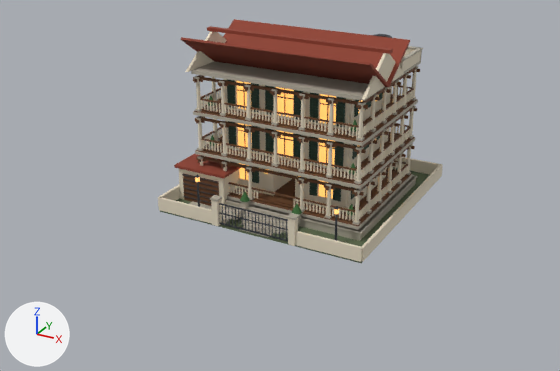
What one commit did to the glTF model public/world/assets/colonial_house.glb.
Camera for both pictures: a camera (50 mm lens) standing at (27.6, -54.9, 27.7) and looking at (-1.3, -2.5, 1.5). The axes (+X, +Y, +Z) are drawn at lower left. The lights are the same throughout. The picture after the commit comes second. Where no turn or scale is listed for an object, it has been applied to the vertices. Vertices at exactly the same position are counted once.

In view in the first picture: 'foliage', 'ground', 'lit_glass', 'metal', 'roof_tile', 'shutter', 'stone', 'stucco', 'teak'.
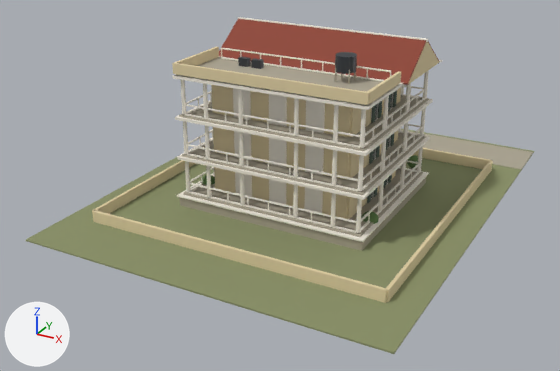
Boxes [x1, y1, x2, y2] around the edits, measured in the pictures (560 x 371 px):
'MAT_Ground', added (green): after [26, 128, 534, 354]
'stucco', reshaped: before [158, 31, 443, 262]; after [172, 17, 442, 242]
'MAT_Wall', added (beige): after [92, 42, 493, 303]
'MAT_Stone', added: after [178, 57, 533, 251]
'roof_tile', deleted (red): before [174, 19, 410, 178]
'stone', deleted: before [189, 46, 423, 241]
'teak', deleted (brown): before [183, 67, 420, 226]
'MAT_Roof', added (red): after [219, 19, 439, 85]
'lit_glass', deleted: before [195, 81, 377, 214]
'ground', deleted: before [160, 167, 430, 263]
'metal', deleted: before [182, 34, 392, 241]
'MAT_Metal', added: after [238, 52, 357, 74]
'MAT_Shutter', added: after [367, 90, 397, 203]
'foliage', deleted: before [208, 95, 357, 215]
'MAT_Foliage', added: after [200, 155, 422, 224]
part 1 of me_mesh_3, added: after [177, 168, 429, 242]
part 2 of me_mesh_3, added: after [177, 136, 430, 200]
part 3 of me_mesh_3, added: after [175, 99, 433, 156]
part 4 of me_mesh_3, added: after [172, 74, 404, 110]
part 5 of me_mesh_3, added: after [237, 17, 428, 42]
part 6 of me_mesh_3, added: after [235, 172, 252, 197]
part 7 of me_mesh_3, added: after [269, 179, 286, 205]
part 8 of me_mesh_3, added: after [304, 187, 323, 213]
part 9 of me_mesh_3, deleted: before [273, 92, 278, 123]
part 10 of me_mesh_3, reshaped: before [158, 31, 443, 262]; after [181, 48, 429, 233]
part 11 of me_mesh_5, built on (mostly hidden afterwards): before [227, 79, 383, 202]; after [371, 92, 394, 199]

Diff of the bpy script that builds the scene:
```diff
--- a/public/world/assets/colonial_house.glb.py
+++ b/public/world/assets/colonial_house.glb.py
@@ me_mesh_3 @@
-me_mesh_3.from_pydata(...)  # 21398 vertices, 39892 faces; spans x -9.1..9.1, y -9.3..9.1, z 0.2..14.0
-me_mesh_3.materials.append(mat_stucco)  # pale yellow #e4d9c2
+me_mesh_3.from_pydata(...)  # 4632 vertices, 7196 faces; spans x -8.7..8.7, y -7.4..7.5, z 0.8..13.8
+# me_mesh_3 part 1: a new loose piece, a box spanning x -8.4..8.4, y -7.4..7.4, z 0.84..0.96, in mat_mat_trim (white #f5efe2)
+# me_mesh_3 part 2: a new loose piece, a box spanning x -8.25..8.25, y -7.25..7.25, z 4.17..4.39, in mat_mat_trim (white #f5efe2)
+# me_mesh_3 part 3: a new loose piece, a box spanning x -8.25..8.25, y -7.25..7.25, z 7.57..7.79, in mat_mat_trim (white #f5efe2)
+# me_mesh_3 part 4: a new loose piece, a box spanning x -8.25..8.25, y -7.25..7.25, z 10.97..11.19, in mat_mat_trim (white #f5efe2)
+# me_mesh_3 part 5: a new loose piece, a box spanning x -8.65..8.65, y 3.15..3.45, z 13.59..13.81, in mat_mat_trim (white #f5efe2)
+# me_mesh_3 part 6: a new loose piece, a box spanning x -3.96..-2.44, y -5.25..-5.15, z 1.0..3.5, in mat_mat_trim (white #f5efe2)
+# me_mesh_3 part 7: a new loose piece, a box spanning x -0.76..0.76, y -5.25..-5.15, z 1.0..3.5, in mat_mat_trim (white #f5efe2)
+# me_mesh_3 part 8: a new loose piece, a box spanning x 2.44..3.96, y -5.25..-5.15, z 1.0..3.5, in mat_mat_trim (white #f5efe2)
+# me_mesh_3 part 9: the loose piece of 135 vertices spanning x -0.2..0.2, y -5.8..-5.3, z 8.2..10.7 is deleted
+# me_mesh_3 part 10: 20600 vertices removed from x -9.1..9.1, y -9.3..9.1, z 0.2..14.0; 4392 vertices added at x -8.2..7.9, y -6.9..7.3, z 1.0..12.2
+# other edits to the shape of me_mesh_3 do not show in these pictures
+me_mesh_3.materials.append(mat_mat_trim)  # white #f5efe2
@@ me_mesh_5 @@
-me_mesh_5.from_pydata(...)  # 4464 vertices, 6696 faces; spans x -5.77..5.77, y -4.27..4.27, z 2.09..10.69
-me_mesh_5.materials.append(mat_shutter)  # dark green #2f4a3c
+me_mesh_5.from_pydata(...)  # 520 vertices, 780 faces; spans x -6.24..6.24, y -5.18..5.18, z 1.18..10.94
+# me_mesh_5 part 11: 4416 vertices removed from x -5.77..5.77, y -4.27..4.27, z 2.09..10.69; 280 vertices added at x -6.24..6.24, y -5.18..5.18, z 1.18..10.55
+# other edits to the shape of me_mesh_5 do not show in these pictures
+me_mesh_5.materials.append(mat_mat_glass)  # dark blue #2b3a45
@@ me_mesh_0_1 @@
+me_mesh_0_1.from_pydata([(15.0, -18.0, 0.0), (15.0, -18.0, -0.1), (15.0, 20.0, 0.0), (15.0, 20.0, -0.1), (-15.0, 20.0, 0.0), (-15.0, 20.0, -0.1), (-15.0, -18.0, 0.0), (-15.0, -18.0, -0.1)], [], [(0, 1, 2), (1, 3, 2), (4, 5, 6), (5, 7, 6), (4, 6, 2), (6, 0, 2), (7, 5, 1), (5, 3, 1), (6, 7, 0), (7, 1, 0), (2, 3, 4), (3, 5, 4)])
+me_mesh_0_1.materials.append(mat_mat_ground)  # green #8b9268
@@ ob_ground @@
-ob_ground = bpy.data.objects.new('ground', me_mesh_0)
@@ ob_stone @@
-ob_stone = bpy.data.objects.new('stone', me_mesh_1)
@@ ob_teak @@
-ob_teak = bpy.data.objects.new('teak', me_mesh_2)
@@ ob_lit_glass @@
-ob_lit_glass = bpy.data.objects.new('lit_glass', me_mesh_4)
@@ ob_roof_tile @@
-ob_roof_tile = bpy.data.objects.new('roof_tile', me_mesh_6)
@@ ob_metal @@
-ob_metal = bpy.data.objects.new('metal', me_mesh_7)
@@ ob_foliage @@
-ob_foliage = bpy.data.objects.new('foliage', me_mesh_8)
@@ ob_mat_shutter @@
+ob_mat_shutter = bpy.data.objects.new('MAT_Shutter', me_mesh_11)  # 864 vertices, 1296 faces; spans x -6.32..6.32, y -5.16..5.16, z 1.15..10.15; in mat_mat_shutter (greyish green #3d5142)
+ob_mat_shutter.location = (0.0, 0.0, 0.0)
@@ ob_mat_foliage @@
+ob_mat_foliage = bpy.data.objects.new('MAT_Foliage', me_mesh_10)  # 248 vertices, 480 faces; spans x -8.2..8.2, y -4.7..9.7, z 0.4..1.7; in mat_mat_foliage (dark green #5d7a45)
+ob_mat_foliage.location = (0.0, 0.0, 0.0)
@@ ob_mat_roof @@
+ob_mat_roof = bpy.data.objects.new('MAT_Roof', me_mesh_9)  # 16 vertices, 24 faces; spans x -8.6..8.6, y -0.5..7.1, z 11.0..13.8; in mat_mat_roof (red #8f4433)
+ob_mat_roof.location = (0.0, 0.0, 0.0)
@@ ob_mat_wall @@
+ob_mat_wall = bpy.data.objects.new('MAT_Wall', me_mesh_6_1)  # 216 vertices, 424 faces; spans x -12.6..12.6, y -13.1..13.1, z 0.0..13.7; in mat_mat_wall (beige #e3d2a8)
+ob_mat_wall.location = (0.0, 0.0, 0.0)
@@ ob_mat_metal @@
+ob_mat_metal = bpy.data.objects.new('MAT_Metal', me_mesh_3_1)  # 816 vertices, 1404 faces; spans x -5.0..5.3, y -4.7..13.0, z 0.2..13.4; in mat_mat_metal (dark grey #3c4148)
+ob_mat_metal.location = (0.0, 0.0, 0.0)
@@ ob_mat_stone @@
+ob_mat_stone = bpy.data.objects.new('MAT_Stone', me_mesh_1_1)  # 306 vertices, 508 faces; spans x -15.0..15.0, y -7.2..19.5, z 0.0..12.4; in mat_mat_stone (grey #ada693)
+ob_mat_stone.location = (0.0, 0.0, 0.0)
@@ ob_mat_ground @@
+ob_mat_ground = bpy.data.objects.new('MAT_Ground', me_mesh_0_1)
+ob_mat_ground.location = (0.0, 0.0, 0.0)
```
